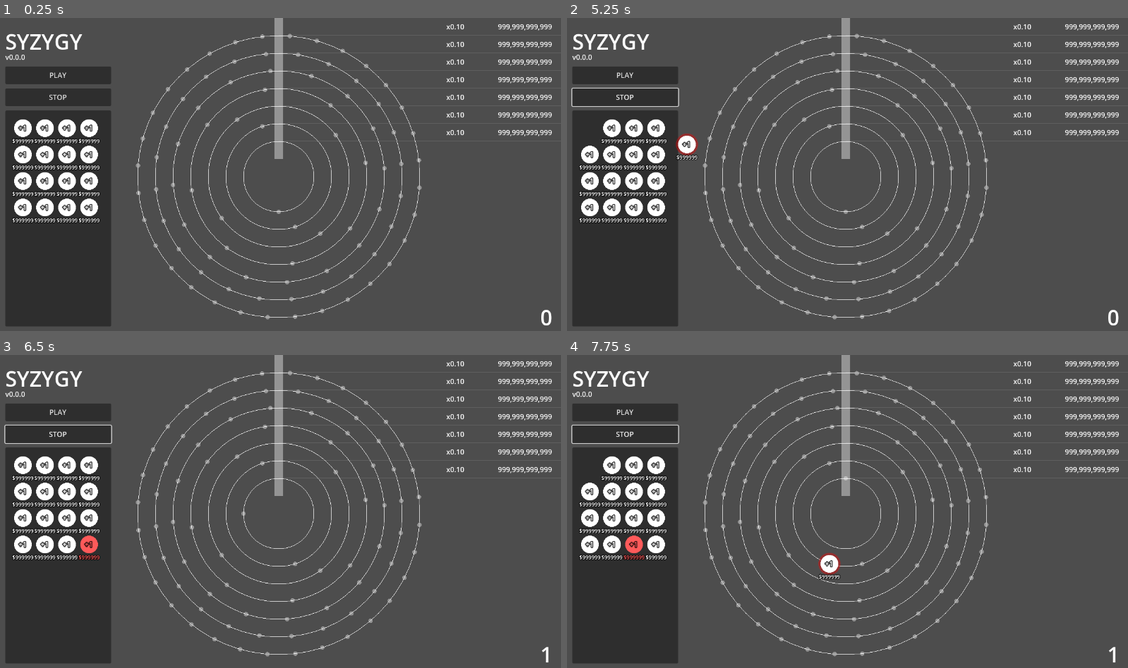
Above: before the commit, frames 1-4 (two rows, left to right).
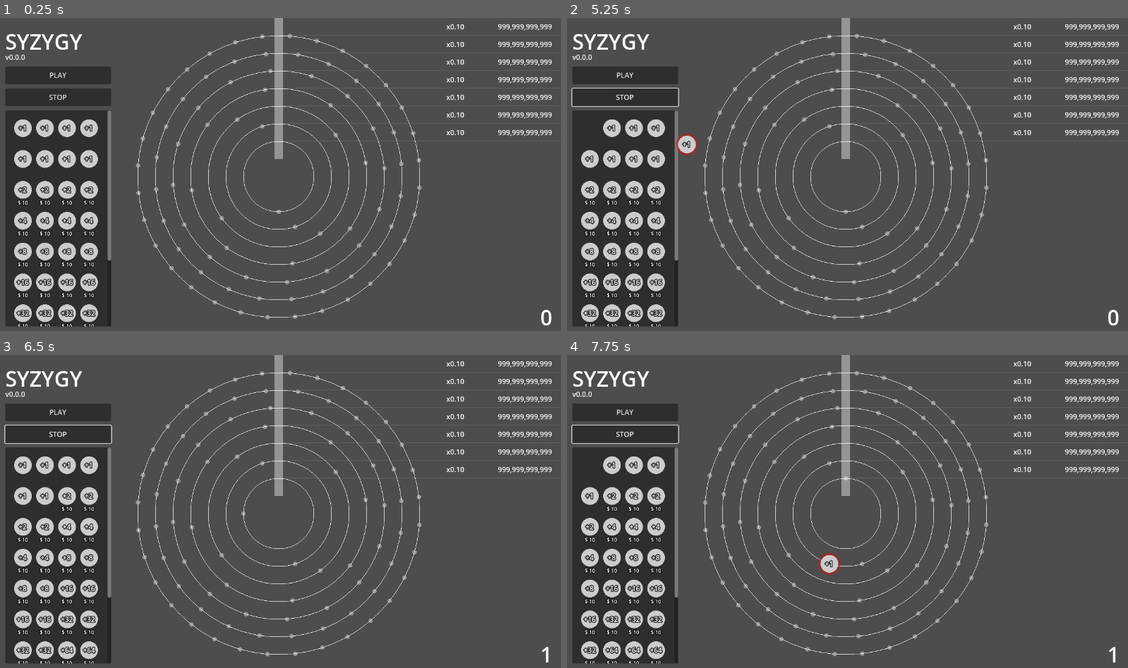
Above: after the commit, the same moments.

Repository: kamikoloss/syzygy
Game: Godot game, scene res://scenes/main.tscn
The game is run twice, just before and just after one commit, with the same random seed, the same clock (stepped at 60 frames per second) and the same inputs.
Inputs (mouse positions are in pixels of both pictures, inside the frame that each line leads up to):
- Up to frame 1 (0.25 s): no input
- Up to frame 2 (5.25 s): click "PLAY" at 0.5 s; click "PLAY" at 1.25 s; click "STOP" at 2 s; click "STOP" at 2.75 s; click "PLAY" at 3.5 s; click "STOP" at 4.25 s; drag from (589, 127) to (881, 177) at 5.02 s
- Up to frame 3 (6.5 s): drag from (22, 464) to (280, 477) at 5.77 s
- Up to frame 4 (7.75 s): move the mouse to (589, 464) at 6.52 s; click (589, 464) at 6.67 s; drag from (589, 464) to (830, 564) at 7.27 s

The runs differ from the first frame. In frame 1, 5.6% of the frame differs, in the area x 2-20%, y 29-99%; in frame 2, 5.6%; in frame 3, 5.6%; in frame 4, 5.7%, in the area x 2-49%, y 29-99%.

Commit message:
update to initialize Chips from ChipStorageData

Diff:
--- a/scenes/chip.gd
+++ b/scenes/chip.gd
@@ -7,8 +7,10 @@
 const OUTLINE_COLOR_CAN_RIDE := Color.GREEN
 const OUTLINE_COLOR_CAN_NOT_RIDE := Color.RED
 
-@export var type := ChipData.Type.NONE
-@export var score := 1
+@export var type := ChipData.Type.NONE:
+    set(v):
+        type = v
+        refresh_view()
 
 @export var area: Area2D
 
@@ -17,6 +19,9 @@
 @export var _label_main: Label
 @export var _label_price: Label
 
+var price := 0
+var score := 0
+var is_locked := false
 var is_dragging := false
 var is_overlapping := false
 
@@ -45,18 +50,29 @@
 func _gui_input(event: InputEvent) -> void:
     if event is InputEventMouseButton:
         if event.button_index == MOUSE_BUTTON_LEFT:
-            dragged.emit(event.pressed)
-            _drag(event.pressed)
+            if type != ChipData.Type.NONE:
+                dragged.emit(event.pressed)
+                _drag(event.pressed)
 
 
 func refresh_view() -> void:
+    # Type
+    var data = ChipData.DATA[type] # [ <Label>, <Color>, <Price>, <Score> ]
+    _label_main.text = data[0] # "+%s" % [score]
+    _texture_rect_main.modulate = data[1]
+    price = data[2]
+    _label_price.text = "$ %s" % [data[2]]
+    score = data[3]
+
+    # Locked
+    _label_price.visible = is_locked
+
+    # ドラッグ,　配置
     _texture_rect_outline.visible = is_dragging
     if is_overlapping and _overrapping_holder and not _overrapping_holder.is_placed:
         _texture_rect_outline.modulate = OUTLINE_COLOR_CAN_RIDE
     else:
         _texture_rect_outline.modulate = OUTLINE_COLOR_CAN_NOT_RIDE
-
-    _label_main.text = "+%s" % [score]
 
 
 func flash() -> void:
--- a/scenes/main.gd
+++ b/scenes/main.gd
@@ -6,9 +6,10 @@
 @export var objects: Control
 @export var chip_storage: GridContainer
 
-@export var button_play: Button
-@export var button_stop: Button
+@export var chip_scene: PackedScene
 
+@export var _button_play: Button
+@export var _button_stop: Button
 @export var _label_version: Label
 @export var _label_score_total: Label
 
@@ -22,12 +23,25 @@
 func _ready() -> void:
     GlobalSignal.chip_entered_chip_sensor.connect(_on_chip_entered_chip_sensor)
     GlobalSignal.chip_fallen.connect(_on_chip_fallen)
-    button_play.pressed.connect(_on_button_play_pressed)
-    button_stop.pressed.connect(_on_button_stop_pressed)
+    _button_play.pressed.connect(_on_button_play_pressed)
+    _button_stop.pressed.connect(_on_button_stop_pressed)
 
     _label_version.text = ProjectSettings.get_setting("application/config/version")
+    total_score = 0
 
-    total_score = 0
+    # Storage
+    for chip_data in ChipStorageData.DEFAULT_UNLOCKED_CHIPS:
+        for _i in chip_data[1]:
+            var chip: Chip = chip_scene.instantiate()
+            chip.type = chip_data[0]
+            chip.is_locked = false
+            chip_storage.add_child(chip)
+    for chip_data in ChipStorageData.DEFAULT_LOCKED_CHIPS:
+        for _i in chip_data[1]:
+            var chip: Chip = chip_scene.instantiate()
+            chip.type = chip_data[0]
+            chip.is_locked = true
+            chip_storage.add_child(chip)
 
 
 func _on_chip_entered_chip_sensor(chip: Chip) -> void:
--- a/scenes/main.tscn
+++ b/scenes/main.tscn
@@ -5,14 +5,15 @@
 [ext_resource type="PackedScene" uid="uid://bk5qrvbech16c" path="res://scenes/chip_sensor.tscn" id="3_sugp2"]
 [ext_resource type="PackedScene" uid="uid://b185sasx51q0n" path="res://scenes/chip.tscn" id="4_jyhfs"]
 
-[node name="Main" type="Control" node_paths=PackedStringArray("objects", "chip_storage", "button_play", "button_stop", "_label_version", "_label_score_total")]
+[node name="Main" type="Control" node_paths=PackedStringArray("objects", "chip_storage", "_button_play", "_button_stop", "_label_version", "_label_score_total")]
 layout_mode = 3
 anchors_preset = 0
 script = ExtResource("1_ig7tw")
 objects = NodePath("Objects")
 chip_storage = NodePath("UI/MarginContainerLeft/VBoxContainer/Panel/ScrollContainer/MarginContainer/GridContainer")
-button_play = NodePath("UI/MarginContainerLeft/VBoxContainer/ButtonPlay")
-button_stop = NodePath("UI/MarginContainerLeft/VBoxContainer/ButtonStop")
+chip_scene = ExtResource("4_jyhfs")
+_button_play = NodePath("UI/MarginContainerLeft/VBoxContainer/ButtonPlay")
+_button_stop = NodePath("UI/MarginContainerLeft/VBoxContainer/ButtonStop")
 _label_version = NodePath("UI/LabelVersion")
 _label_score_total = NodePath("UI/LabelScoreTotal")
 
@@ -150,56 +151,8 @@
 layout_mode = 2
 size_flags_horizontal = 3
 theme_override_constants/h_separation = 10
-theme_override_constants/v_separation = 20
+theme_override_constants/v_separation = 30
 columns = 4
-
-[node name="Chip" parent="UI/MarginContainerLeft/VBoxContainer/Panel/ScrollContainer/MarginContainer/GridContainer" instance=ExtResource("4_jyhfs")]
-layout_mode = 2
-
-[node name="Chip2" parent="UI/MarginContainerLeft/VBoxContainer/Panel/ScrollContainer/MarginContainer/GridContainer" instance=ExtResource("4_jyhfs")]
-layout_mode = 2
-
-[node name="Chip3" parent="UI/MarginContainerLeft/VBoxContainer/Panel/ScrollContainer/MarginContainer/GridContainer" instance=ExtResource("4_jyhfs")]
-layout_mode = 2
-
-[node name="Chip4" parent="UI/MarginContainerLeft/VBoxContainer/Panel/ScrollContainer/MarginContainer/GridContainer" instance=ExtResource("4_jyhfs")]
-layout_mode = 2
-
-[node name="Chip5" parent="UI/MarginContainerLeft/VBoxContainer/Panel/ScrollContainer/MarginContainer/GridContainer" instance=ExtResource("4_jyhfs")]
-layout_mode = 2
-
-[node name="Chip6" parent="UI/MarginContainerLeft/VBoxContainer/Panel/ScrollContainer/MarginContainer/GridContainer" instance=ExtResource("4_jyhfs")]
-layout_mode = 2
-
-[node name="Chip7" parent="UI/MarginContainerLeft/VBoxContainer/Panel/ScrollContainer/MarginContainer/GridContainer" instance=ExtResource("4_jyhfs")]
-layout_mode = 2
-
-[node name="Chip8" parent="UI/MarginContainerLeft/VBoxContainer/Panel/ScrollContainer/MarginContainer/GridContainer" instance=ExtResource("4_jyhfs")]
-layout_mode = 2
-
-[node name="Chip9" parent="UI/MarginContainerLeft/VBoxContainer/Panel/ScrollContainer/MarginContainer/GridContainer" instance=ExtResource("4_jyhfs")]
-layout_mode = 2
-
-[node name="Chip10" parent="UI/MarginContainerLeft/VBoxContainer/Panel/ScrollContainer/MarginContainer/GridContainer" instance=ExtResource("4_jyhfs")]
-layout_mode = 2
-
-[node name="Chip11" parent="UI/MarginContainerLeft/VBoxContainer/Panel/ScrollContainer/MarginContainer/GridContainer" instance=ExtResource("4_jyhfs")]
-layout_mode = 2
-
-[node name="Chip12" parent="UI/MarginContainerLeft/VBoxContainer/Panel/ScrollContainer/MarginContainer/GridContainer" instance=ExtResource("4_jyhfs")]
-layout_mode = 2
-
-[node name="Chip13" parent="UI/MarginContainerLeft/VBoxContainer/Panel/ScrollContainer/MarginContainer/GridContainer" instance=ExtResource("4_jyhfs")]
-layout_mode = 2
-
-[node name="Chip14" parent="UI/MarginContainerLeft/VBoxContainer/Panel/ScrollContainer/MarginContainer/GridContainer" instance=ExtResource("4_jyhfs")]
-layout_mode = 2
-
-[node name="Chip15" parent="UI/MarginContainerLeft/VBoxContainer/Panel/ScrollContainer/MarginContainer/GridContainer" instance=ExtResource("4_jyhfs")]
-layout_mode = 2
-
-[node name="Chip16" parent="UI/MarginContainerLeft/VBoxContainer/Panel/ScrollContainer/MarginContainer/GridContainer" instance=ExtResource("4_jyhfs")]
-layout_mode = 2
 
 [node name="MarginContainerRight" type="MarginContainer" parent="UI"]
 layout_mode = 0
--- a/scripts/chip_data.gd
+++ b/scripts/chip_data.gd
@@ -4,10 +4,22 @@
 enum Type {
     NONE,
     ACCOUNT,
+    PLUS_1,
+    PLUS_2, PLUS_4, PLUS_8, PLUS_16,
+    PLUS_32, PLUS_64, PLUS_128, PLUS_256,
 }
 
 ## { <Type>: [ <Label>, <Color>, <Price>, <Score> ], ... }
 const DATA := {
-    Type.NONE:      ["", Color(0.2, 0.2, 0.2, 0.2), 0, 0],
+    Type.NONE:      ["", Color(0.1, 0.1, 0.1), 0, 0],
     Type.ACCOUNT:   ["★", Color(0.8, 0.8, 0.8), 0, 0],
+    Type.PLUS_1:    ["+1", Color(0.8, 0.8, 0.8), 0, 1],
+    Type.PLUS_2:    ["+2", Color(0.8, 0.8, 0.8), 10, 2],
+    Type.PLUS_4:    ["+4", Color(0.8, 0.8, 0.8), 10, 4],
+    Type.PLUS_8:    ["+8", Color(0.8, 0.8, 0.8), 10, 8],
+    Type.PLUS_16:    ["+16", Color(0.8, 0.8, 0.8), 10, 16],
+    Type.PLUS_32:    ["+32", Color(0.8, 0.8, 0.8), 10, 32],
+    Type.PLUS_64:    ["+64", Color(0.8, 0.8, 0.8), 10, 64],
+    Type.PLUS_128:    ["+128", Color(0.8, 0.8, 0.8), 10, 128],
+    Type.PLUS_256:    ["+256", Color(0.8, 0.8, 0.8), 10, 256],
 }
--- a/scripts/chip_storage_data.gd
+++ b/scripts/chip_storage_data.gd
@@ -3,9 +3,16 @@
 
 
 const DEFAULT_UNLOCKED_CHIPS := [
-
+    [ChipData.Type.PLUS_1, 8],
 ]
 
 const DEFAULT_LOCKED_CHIPS := [
-
+    [ChipData.Type.PLUS_2, 4],
+    [ChipData.Type.PLUS_4, 4],
+    [ChipData.Type.PLUS_8, 4],
+    [ChipData.Type.PLUS_16, 4],
+    [ChipData.Type.PLUS_32, 4],
+    [ChipData.Type.PLUS_64, 4],
+    [ChipData.Type.PLUS_128, 4],
+    [ChipData.Type.PLUS_256, 4],
 ]
